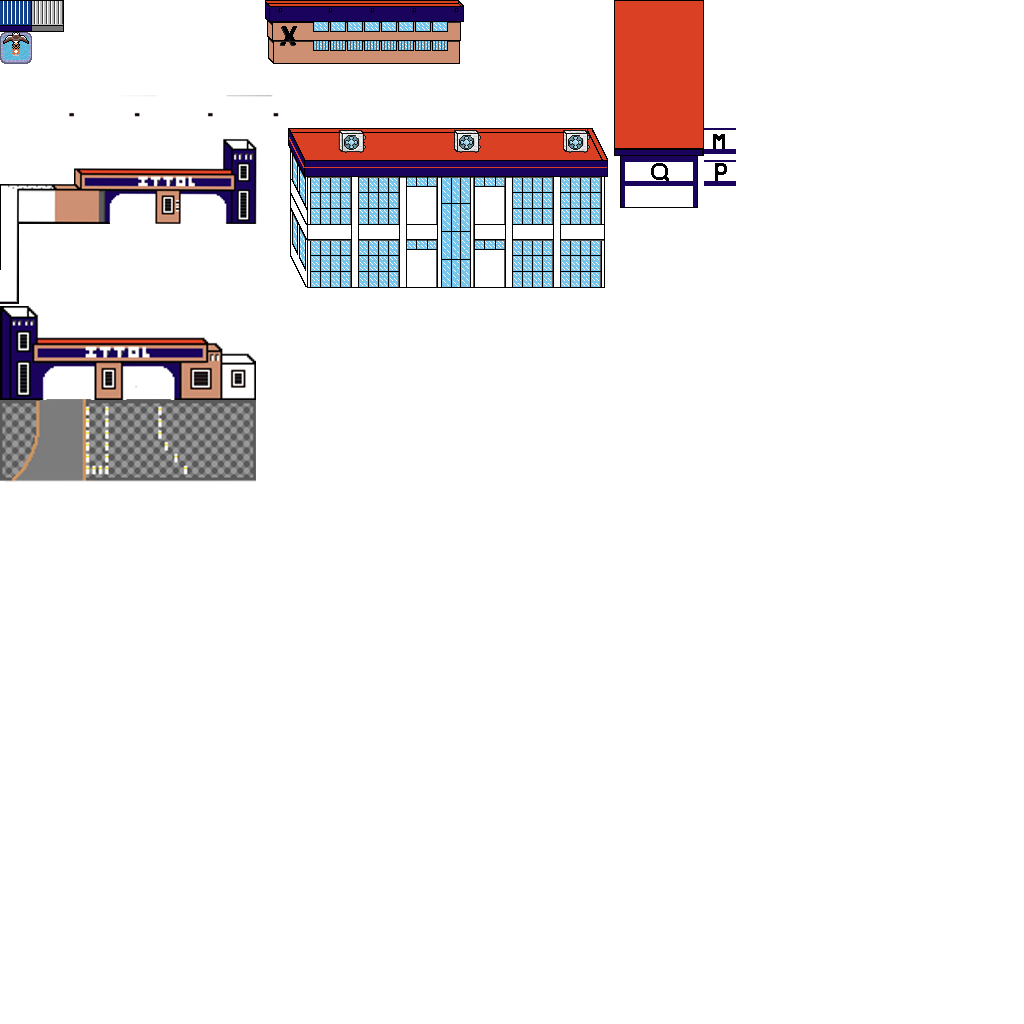
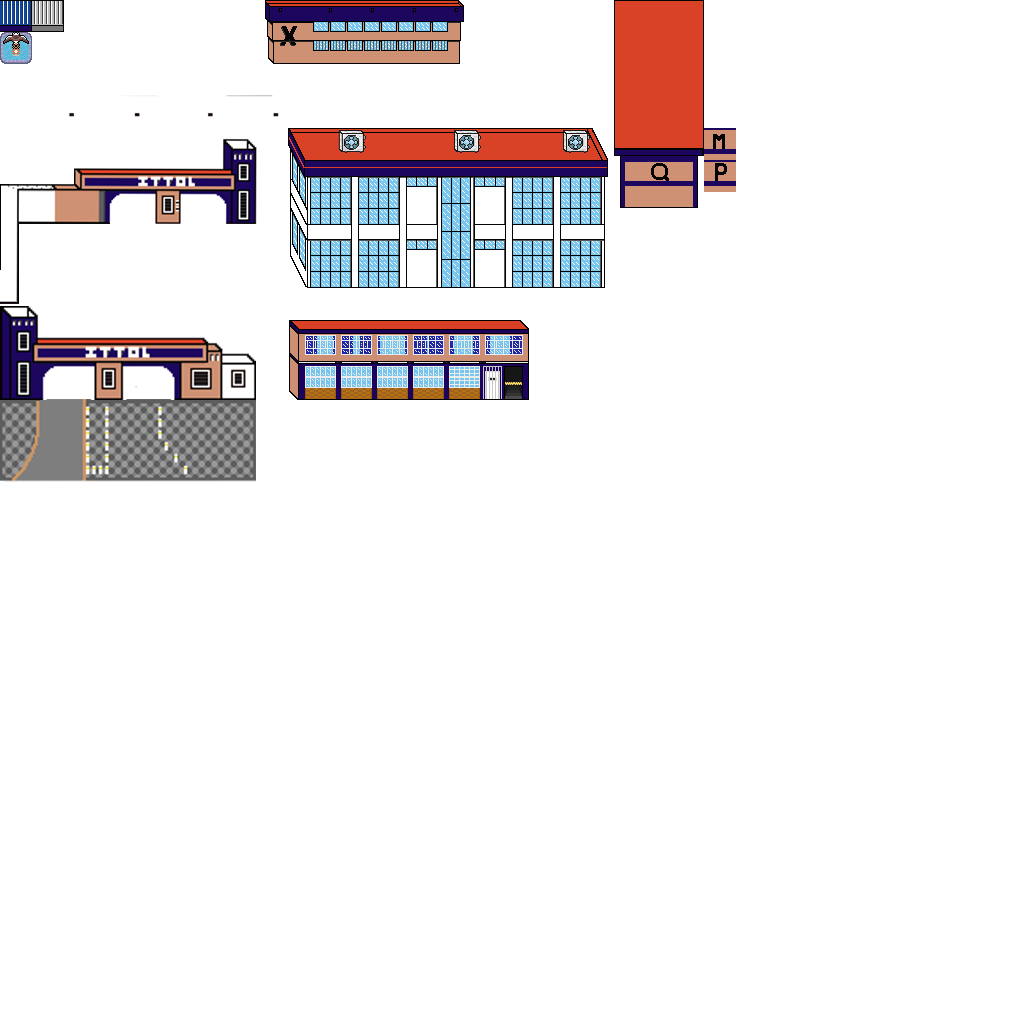
Comparing the layer stacks of the two (1024, 1024) images. Changes:
painted on "TileSet Merged" over (0, 0, 736, 400)
